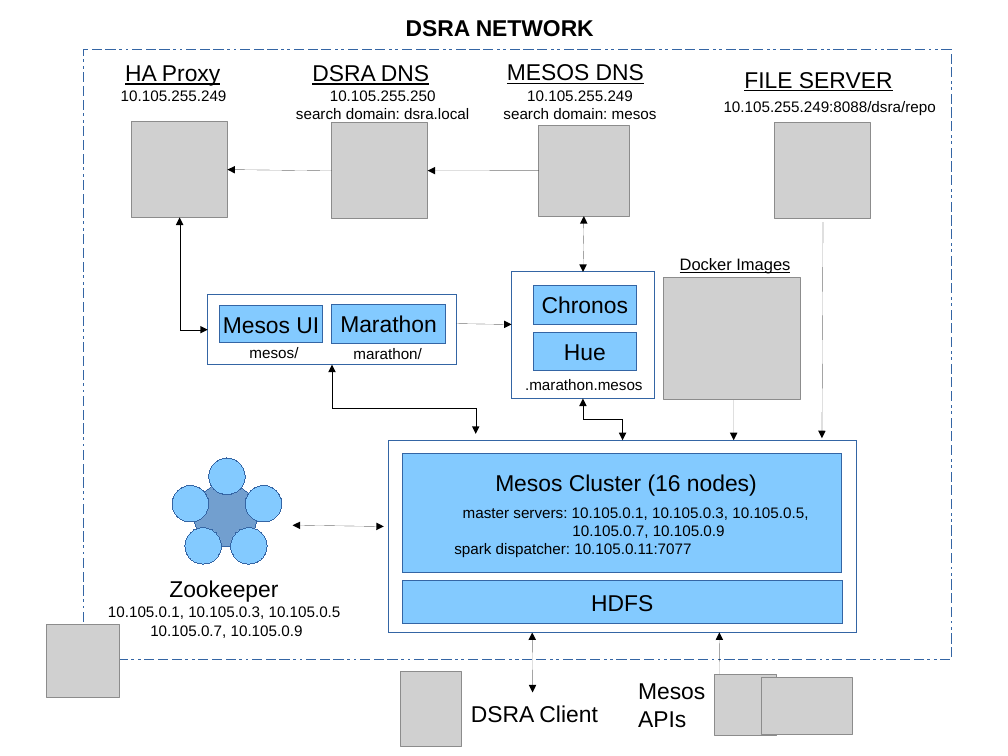
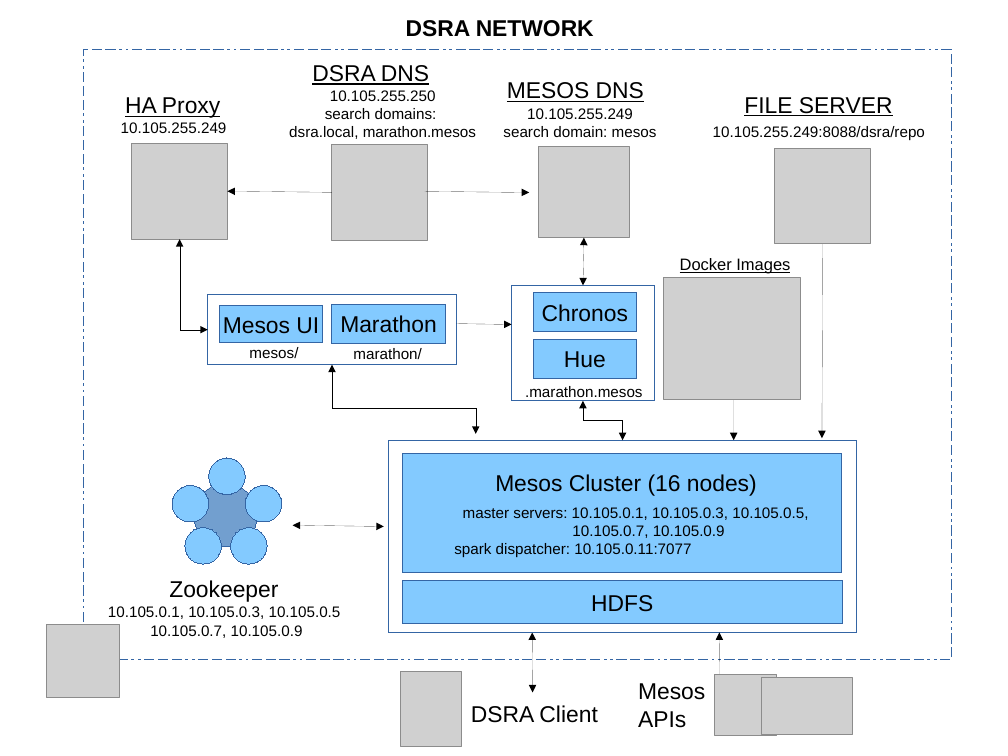
Before and after one commit to aglahe/dsra-dcos, a slide deck: slide 1 of docs/architecture.odp. Drawn at 1008x756 pixels with LibreOffice and Linux fonts; fonts in the diff are those of the drawing; grey boxes stand for pictures. Boxes give left, top, right and bottom in pixels: in the first picture for what was removed or moved away, otherwise in the second. Text is boxed around its words. In the diff, an @@ line names an element or a change of style, - is before the commit and + after.

```diff
--- a/docs/architecture.odp
+++ b/docs/architecture.odp
@@ text "HA Proxy" moved from (x1=125, y1=65, x2=220, y2=86) to (x1=125, y1=97, x2=220, y2=118) @@
@@ text "MESOS DNS" moved from (x1=507, y1=64, x2=644, y2=84) to (x1=507, y1=82, x2=644, y2=102) @@
@@ text "FILE SERVER" moved from (x1=744, y1=72, x2=893, y2=91) to (x1=744, y1=97, x2=893, y2=116) @@
@@ text "10.105.255.249" moved from (x1=121, y1=90, x2=227, y2=101) to (x1=121, y1=122, x2=227, y2=133) @@
@@ text at (x1=289, y1=108, x2=476, y2=139): text changed @@
-search domain: dsra.local
+search domains:
+dsra.local, marathon.mesos
@@ text "10.105.255.249:8088/dsra/repo" moved from (x1=724, y1=101, x2=936, y2=115) to (x1=713, y1=126, x2=925, y2=140) @@
@@ picture moved from (x1=775, y1=123, x2=871, y2=219) to (x1=775, y1=148, x2=871, y2=244) @@
@@ 3 pictures, 1 text, 1 arrow moved together from (x1=132, y1=90, x2=657, y2=219) to (x1=132, y1=108, x2=657, y2=241) @@
@@ arrow moved from (539, 171) - (428, 171) to (424, 191) - (530, 192) @@
@@ elbow double arrow moved from (179, 218) - (208, 330) to (179, 239) - (208, 330) @@
@@ double arrow moved from (584, 216) - (584, 272) to (584, 238) - (584, 285) @@
@@ arrow moved from (823, 222) - (822, 438) to (823, 244) - (822, 438) @@
@@ rectangle resized from (x1=512, y1=272, x2=655, y2=398) to (x1=512, y1=285, x2=655, y2=401) @@
@@ rectangle "Chronos" moved from (x1=533, y1=285, x2=637, y2=324) to (x1=533, y1=293, x2=637, y2=331) @@
@@ rectangle "Hue" moved from (x1=533, y1=332, x2=637, y2=370) to (x1=533, y1=339, x2=637, y2=378) @@
@@ text ".marathon.mesos" rewrapped from (x1=525, y1=379, x2=642, y2=390) to (x1=525, y1=386, x2=642, y2=401) @@
@@ elbow double arrow (584, 401) - (623, 440): route changed @@
```
Also in this commit, not shown: 1 other file.
